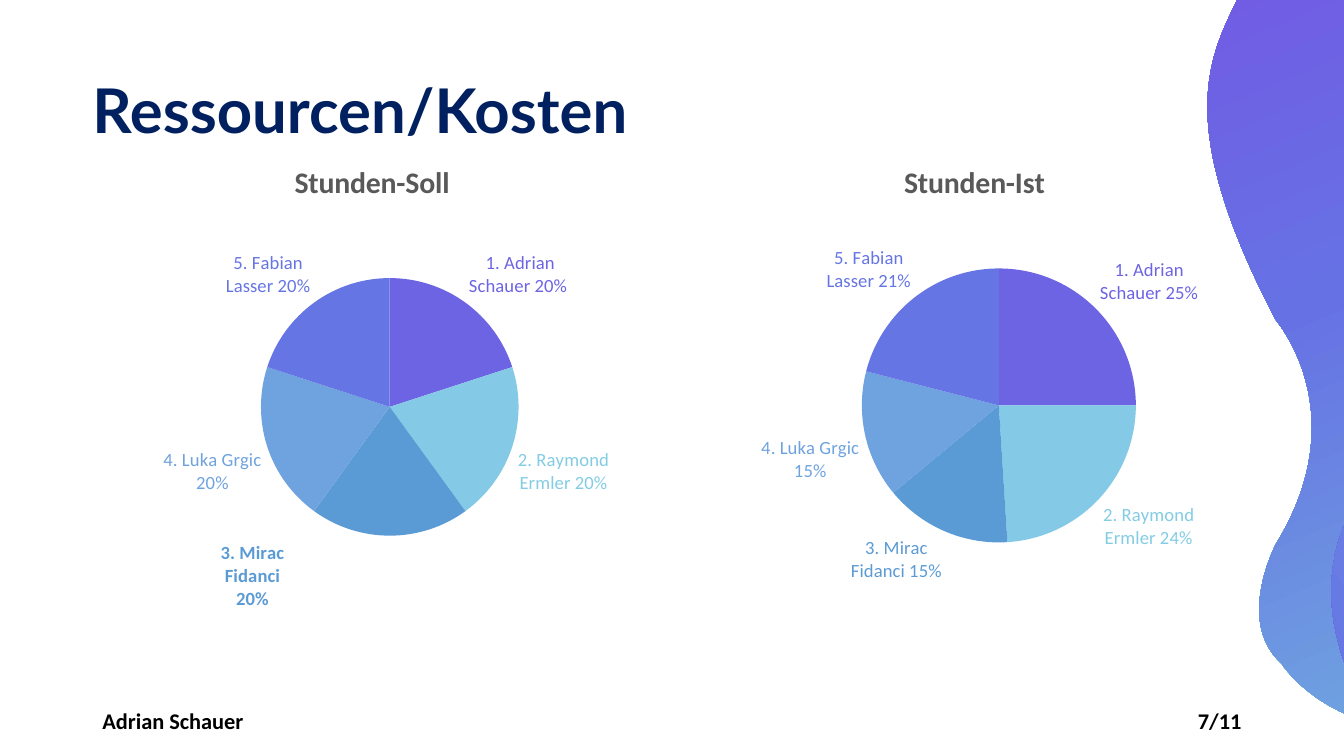
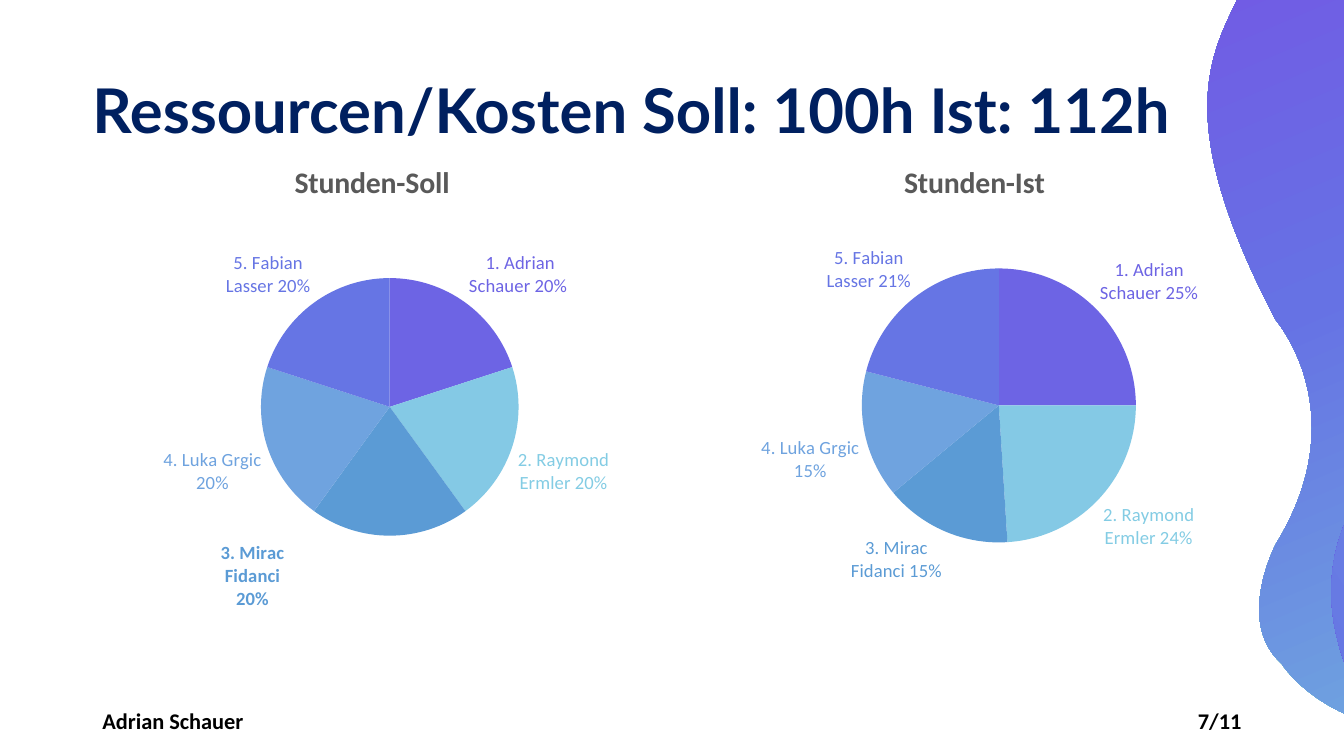
Before and after one commit to LuckyForce/ShareList, a slide deck: slide 7 of documents/T3-ShareList-Statuspräsentation_v1.0.pptx. Drawn at 1344x756 pixels with LibreOffice and Linux fonts; fonts in the diff are those of the drawing. Boxes give left, top, right and bottom in pixels: in the first picture for what was removed or moved away, otherwise in the second. Text is boxed around its words. In the diff, an @@ line names an element or a change of style, - is before the commit and + after.

```diff
--- a/documents/T3-ShareList-Statuspräsentation_v1.0.pptx
+++ b/documents/T3-ShareList-Statuspräsentation_v1.0.pptx
@@ title at [92,87,1170,136]: text changed @@
-Ressourcen/Kosten
+Ressourcen/Kosten Soll: 100h Ist: 112h
```
Also in this commit, not shown: 2 other slides changed, 1 other file.
